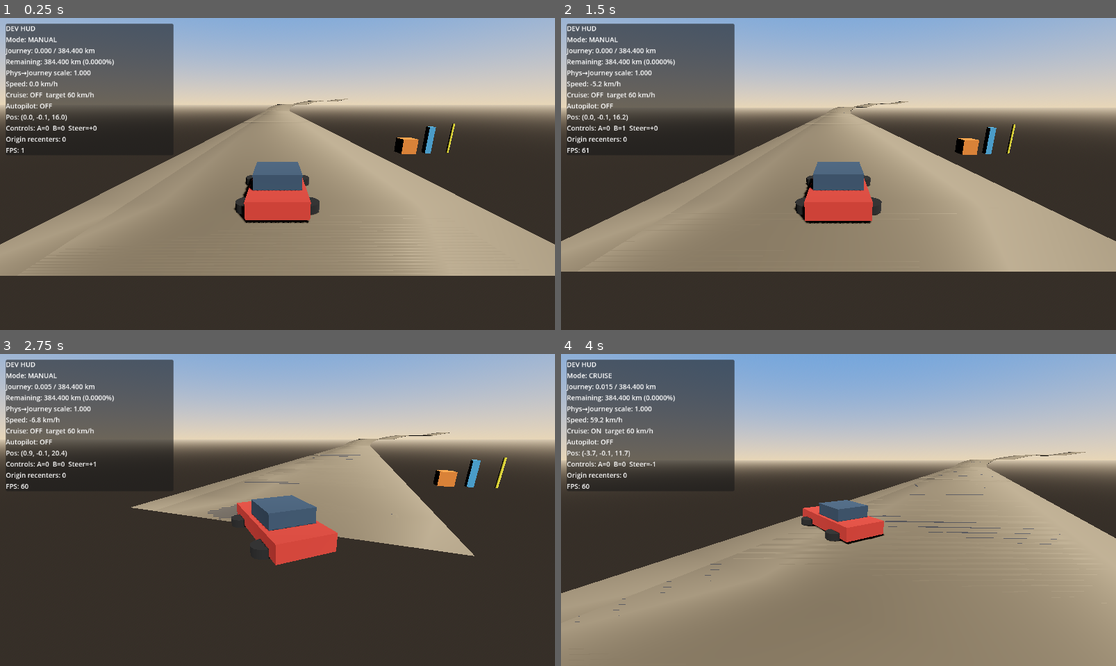
Above: before the commit, frames 1-4 (two rows, left to right).
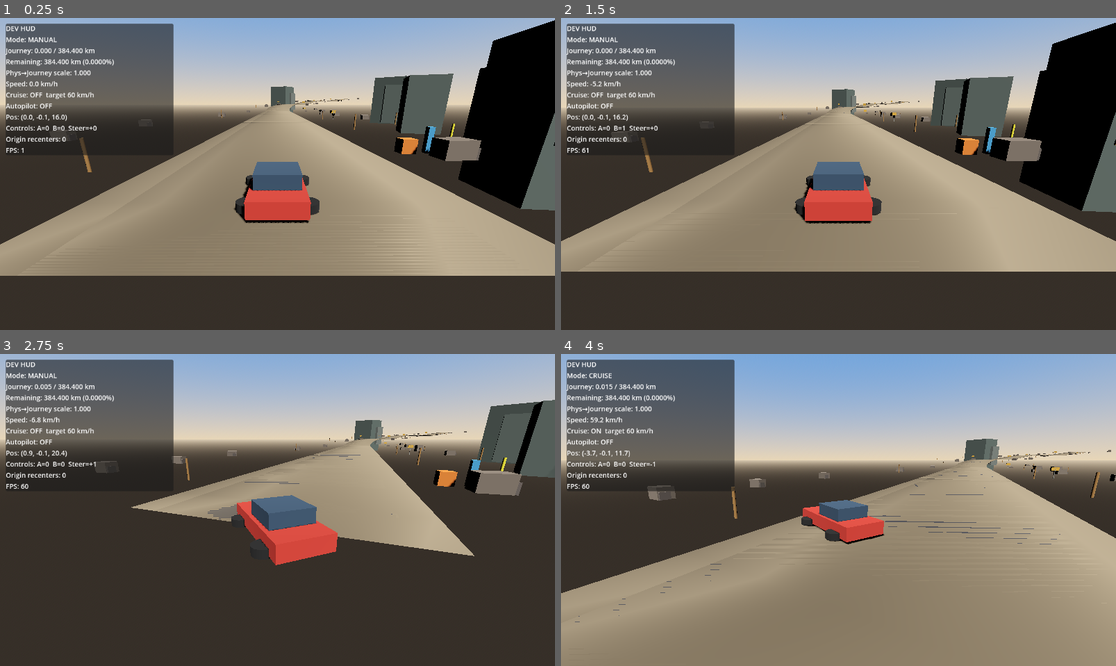
Above: after the commit, the same moments.

Repository: jacquesmoraes/moon-road
Game: Godot game, scene res://scenes/test/DrivingSandbox.tscn
The game is run twice, just before and just after one commit, with the same random seed, the same clock (stepped at 60 frames per second) and the same inputs.
Inputs:
- Up to frame 1 (0.25 s): no input
- Up to frame 2 (1.5 s): hold D (vehicle_right) 0.53-1.28 s; tap T (vehicle_autopilot_toggle) at 0.6 s; hold S (vehicle_brake) from 1.28 s (still down); tap C (vehicle_cruise_toggle) at 1.35 s
- Up to frame 3 (2.75 s): release S (vehicle_brake) at 2.03 s; hold D (vehicle_right) from 2.03 s (still down); tap V (vehicle_travel_mode_toggle) at 2.1 s
- Up to frame 4 (4 s): release D (vehicle_right) at 2.78 s; hold W (vehicle_accelerate) 2.78-3.53 s; tap T (vehicle_autopilot_toggle) at 2.85 s; hold A (vehicle_left) from 3.53 s (still down); tap C (vehicle_cruise_toggle) at 3.6 s

The runs differ from the first frame. In frame 1, 11% of the frame differs, in the area x 9-100%, y 0-62%; in frame 2, 11%; in frame 3, 3.8%; in frame 4, 1.0%.

Commit message:
feat: add procedural roadside scenery
Add a fixed-pool RoadsideScenery system that decorates road segments with
placeholder rocks, posts, signs, and distant mountains. Layout is
deterministic per world_seed + sequence index, stays off the roadway,
and recycles with RoadManager without unbounded node growth.

Co-authored-by: jacquesbarrosmoraes <jacquesbarrosmoraes@gmail.com>

Diff:
--- a/scenes/test/DrivingSandbox.tscn
+++ b/scenes/test/DrivingSandbox.tscn
@@ -1,10 +1,11 @@
-[gd_scene load_steps=14 format=3 uid="uid://bterra_drive_sandbox"]
+[gd_scene load_steps=15 format=3 uid="uid://bterra_drive_sandbox"]
 
 [ext_resource type="PackedScene" uid="uid://bterra_player_vehicle" path="res://scenes/vehicles/PlayerVehicle.tscn" id="1_vehicle"]
 [ext_resource type="PackedScene" uid="uid://bterra_driving_debug_hud" path="res://scenes/ui/DrivingDebugHUD.tscn" id="2_hud"]
 [ext_resource type="PackedScene" uid="uid://bterra_road_segment" path="res://scenes/road/RoadSegment.tscn" id="3_road"]
 [ext_resource type="Script" path="res://scripts/road/road_manager.gd" id="4_road_manager"]
 [ext_resource type="Script" path="res://scripts/world/world_origin_recenter.gd" id="5_recenter"]
+[ext_resource type="Script" path="res://scripts/world/roadside_scenery.gd" id="6_scenery"]
 
 [sub_resource type="ProceduralSkyMaterial" id="ProceduralSkyMaterial_sky"]
 sky_top_color = Color(0.28, 0.48, 0.78, 1)
@@ -65,6 +66,22 @@
 segment_length = 40.0
 recycle_behind_distance = 80.0
 initial_first_center_z = 0.0
+roadside_scenery_path = NodePath("../RoadsideScenery")
+
+[node name="RoadsideScenery" type="Node3D" parent="."]
+script = ExtResource("6_scenery")
+road_manager_path = NodePath("../RoadManager")
+world_seed = 4804
+rocks_per_segment = 4
+posts_per_segment = 3
+signs_per_segment = 1
+mountains_per_segment = 1
+mountain_chance = 0.55
+roadside_clearance = 2.5
+near_lateral_min = 8.0
+near_lateral_max = 22.0
+mountain_lateral_min = 45.0
+mountain_lateral_max = 110.0
 
 [node name="WorldOriginRecenter" type="Node" parent="."]
 script = ExtResource("5_recenter")
--- a/scripts/road/road_manager.gd
+++ b/scripts/road/road_manager.gd
@@ -24,8 +24,10 @@
 @export var weight_gentle_descent: float = 0.25
 @export var curve_angle_degrees: float = 18.0
 @export var elevation_angle_degrees: float = 5.0
+@export var roadside_scenery_path: NodePath = NodePath("../RoadsideScenery")
 
 var _target: Node3D
+var _scenery: Node
 ## Ordered rear → front along the road chain.
 var _active: Array[Node3D] = []
 var _recycle_count: int = 0
@@ -35,6 +37,7 @@
 
 func _ready() -> void:
 	_resolve_target()
+	_resolve_scenery()
 	call_deferred("_bootstrap")
 
 
@@ -211,8 +214,13 @@
 		push_error("RoadManager: segment_scene is not set")
 		return
 
+	_resolve_scenery()
+	# Only free pooled road segments — never wipe sibling systems parented here by mistake.
 	for child in get_children():
-		child.queue_free()
+		if child.has_method("get_kind_name") or child.has_method("place_after_exit"):
+			if _scenery != null and _scenery.has_method("clear_segment"):
+				_scenery.call("clear_segment", child)
+			child.queue_free()
 	_active.clear()
 	_recycle_count = 0
 	_spawn_index = 0
@@ -221,6 +229,7 @@
 	for i in count:
 		var seg := _spawn_segment()
 		_configure_segment(seg, _spawn_index)
+		var seq := _spawn_index
 		_spawn_index += 1
 		if i == 0:
 			seg.global_position = Vector3(0.0, 0.0, initial_first_center_z)
@@ -228,6 +237,7 @@
 			var prev: Node3D = _active[i - 1]
 			_place_after(seg, prev)
 		_active.append(seg)
+		_notify_scenery_decorate(seg, seq)
 
 	_bootstrapped = true
 
@@ -236,6 +246,18 @@
 	var seg := segment_scene.instantiate() as Node3D
 	add_child(seg)
 	return seg
+
+
+func _notify_scenery_decorate(segment: Node3D, sequence_index: int) -> void:
+	_resolve_scenery()
+	if _scenery != null and _scenery.has_method("decorate_segment"):
+		_scenery.call("decorate_segment", segment, sequence_index)
+
+
+func _notify_scenery_clear(segment: Node3D) -> void:
+	_resolve_scenery()
+	if _scenery != null and _scenery.has_method("clear_segment"):
+		_scenery.call("clear_segment", segment)
 
 
 func _configure_segment(segment: Node3D, sequence_index: int) -> void:
@@ -319,10 +341,13 @@
 
 		var front: Node3D = _active[_active.size() - 1]
 		_active.remove_at(0)
-		_configure_segment(rear, _spawn_index)
+		_notify_scenery_clear(rear)
+		var seq := _spawn_index
+		_configure_segment(rear, seq)
 		_spawn_index += 1
 		_place_after(rear, front)
 		_active.append(rear)
+		_notify_scenery_decorate(rear, seq)
 		_recycle_count += 1
 
 
@@ -340,3 +365,12 @@
 
 	var behind_z := rear.global_position.z - _target.global_position.z
 	return behind_z >= recycle_behind_distance
+
+
+func _resolve_scenery() -> void:
+	if _scenery != null and is_instance_valid(_scenery):
+		return
+	if roadside_scenery_path != NodePath():
+		_scenery = get_node_or_null(roadside_scenery_path)
+	if _scenery == null and get_tree() != null and get_tree().current_scene != null:
+		_scenery = get_tree().current_scene.find_child("RoadsideScenery", true, false)
--- a/scripts/test/drive_smoke.gd
+++ b/scripts/test/drive_smoke.gd
@@ -50,8 +50,12 @@
 var _min_vehicle_y: float = 9999.0
 var _max_vehicle_y: float = -9999.0
 var _max_height_above_road: float = 0.0
-var _last_road_y: float = 0.0
-var _has_road_sample: bool = false
+var _scenery: Node
+var _initial_scenery_props: int = 0
+var _max_scenery_nodes: int = 0
+var _initial_scenery_nodes: int = 0
+var _saw_active_scenery: bool = false
+var _max_scenery_on_road: float = 0.0
 
 
 func _initialize() -> void:
@@ -97,6 +101,21 @@
 
 	_initial_pool_count = int(_road_manager.call("get_pool_node_count"))
 	_max_pool_count = _initial_pool_count
+
+	_scenery = root.find_child("RoadsideScenery", true, false)
+	if _scenery == null:
+		push_error("drive_smoke: RoadsideScenery not found")
+		quit(1)
+		return
+	if _scenery.has_method("get_total_prop_count"):
+		_initial_scenery_props = int(_scenery.call("get_total_prop_count"))
+	if _scenery.has_method("get_node_budget"):
+		_initial_scenery_nodes = int(_scenery.call("get_node_budget"))
+		_max_scenery_nodes = _initial_scenery_nodes
+	if _initial_scenery_props < 8:
+		push_error("drive_smoke: scenery pool too small (%d)" % _initial_scenery_props)
+		quit(1)
+		return
 
 	_journey = root.get_node_or_null("JourneySystem")
 	if _journey == null:
@@ -194,6 +213,31 @@
 			_saw_descent = true
 
 
+func _track_scenery_clearance() -> void:
+	## Sample a few active props via segment anchors; none may sit on the roadway.
+	if _road_manager == null or not _road_manager.has_method("get_active_segments"):
+		return
+	var segs: Array = _road_manager.call("get_active_segments")
+	for seg in segs:
+		if seg == null or not is_instance_valid(seg):
+			continue
+		var anchor = seg.get_node_or_null("SceneryAnchor")
+		if anchor == null:
+			continue
+		for child in anchor.get_children():
+			if not (child is Node3D):
+				continue
+			if not seg.has_method("project_on_centerline"):
+				continue
+			var proj: Dictionary = seg.call("project_on_centerline", (child as Node3D).global_position)
+			var lat := absf(float(proj.get("lateral", 0.0)))
+			_max_scenery_on_road = maxf(_max_scenery_on_road, 0.0 if lat >= 6.0 else (6.0 - lat))
+			if lat < 5.5:
+				push_error("drive_smoke: scenery on roadway lat=%.2f at %s" % [lat, (child as Node3D).global_position])
+				quit(1)
+				return
+
+
 func _on_physics_frame() -> void:
 	if _vehicle == null or _phase == PHASE_DONE:
 		return
@@ -215,7 +259,19 @@
 	_min_vehicle_y = minf(_min_vehicle_y, pos.y)
 	_max_vehicle_y = maxf(_max_vehicle_y, pos.y)
 	_max_pool_count = maxi(_max_pool_count, int(_road_manager.call("get_pool_node_count")))
+	if _scenery != null:
+		if _scenery.has_method("get_node_budget"):
+			_max_scenery_nodes = maxi(_max_scenery_nodes, int(_scenery.call("get_node_budget")))
+		if _scenery.has_method("get_active_prop_count") and int(_scenery.call("get_active_prop_count")) > 0:
+			_saw_active_scenery = true
+		if _scenery.has_method("get_total_prop_count"):
+			var total_props := int(_scenery.call("get_total_prop_count"))
+			if total_props != _initial_scenery_props:
+				push_error("drive_smoke: scenery pool grew/shrank (%d → %d)" % [_initial_scenery_props, total_props])
+				quit(1)
+				return
 	_track_road_sample()
+	_track_scenery_clearance()
 
 	if _elapsed >= LONG_DRIVE_TOTAL_SEC * 0.5 and _journey_mid < 0.0:
 		_journey_mid = float(_journey.call("get_current_distance_km"))
@@ -335,6 +391,26 @@
 		quit(1)
 		return
 
+	if not _saw_active_scenery:
+		push_error("drive_smoke: no active roadside scenery observed")
+		quit(1)
+		return
+
+	var scenery_props_final := int(_scenery.call("get_total_prop_count"))
+	var scenery_nodes_final := int(_scenery.call("get_node_budget"))
+	if scenery_props_final != _initial_scenery_props:
+		push_error("drive_smoke: scenery prop pool changed (%d → %d)" % [_initial_scenery_props, scenery_props_final])
+		quit(1)
+		return
+	if scenery_nodes_final > _initial_scenery_nodes:
+		push_error("drive_smoke: scenery nodes grew (%d → %d)" % [_initial_scenery_nodes, scenery_nodes_final])
+		quit(1)
+		return
+	if _max_scenery_nodes > _initial_scenery_nodes:
+		push_error("drive_smoke: scenery node budget grew during run")
+		quit(1)
+		return
+
 	if _journey_mid < 0.0 or journey_km <= _journey_mid:
 		push_error("drive_smoke: journey did not keep increasing")
 		quit(1)
@@ -380,7 +456,21 @@
 	var counts: Dictionary = _road_manager.call("get_active_kind_counts")
 	var elev_counts: Dictionary = _road_manager.call("get_active_elevation_counts")
 	print(
-		"drive_smoke: OK elapsed=%.1fs TRAVEL_MODE cruise_mean=%.2f span=%.2f max_|lat|=%.2f recenters=%d recycles=%d journey=%.3f kinds=%s elev=%s y_span=%.2f cancel=MANUAL"
-		% [_elapsed, mean_speed, speed_span, _max_abs_lateral, recenters, recycles, journey_km, counts, elev_counts, elev_span]
+		"drive_smoke: OK elapsed=%.1fs TRAVEL_MODE cruise_mean=%.2f span=%.2f max_|lat|=%.2f recenters=%d recycles=%d journey=%.3f kinds=%s elev=%s y_span=%.2f scenery_props=%d active=%d nodes=%d cancel=MANUAL"
+		% [
+			_elapsed,
+			mean_speed,
+			speed_span,
+			_max_abs_lateral,
+			recenters,
+			recycles,
+			journey_km,
+			counts,
+			elev_counts,
+			elev_span,
+			scenery_props_final,
+			int(_scenery.call("get_active_prop_count")),
+			scenery_nodes_final,
+		]
 	)
 	quit(0)
--- /dev/null
+++ b/scripts/world/roadside_scenery.gd
@@ -0,0 +1,374 @@
+extends Node3D
+class_name RoadsideScenery
+## Fixed-pool procedural roadside props. Decorates RoadSegments; recycles with them.
+## Deterministic per (world_seed, sequence_index). Never places on the roadway.
+
+enum PropType {
+	ROCK,
+	POST,
+	SIGN,
+	MOUNTAIN,
+}
+
+@export var road_manager_path: NodePath = NodePath("../RoadManager")
+@export var enabled: bool = true
+## Global seed mixed with each segment's sequence index for deterministic layouts.
+@export var world_seed: int = 4804
+
+@export_group("Density (per segment)")
+@export var rocks_per_segment: int = 4
+@export var posts_per_segment: int = 3
+@export var signs_per_segment: int = 1
+@export var mountains_per_segment: int = 1
+## Chance [0..1] to place each mountain slot (still pooled).
+@export var mountain_chance: float = 0.55
+
+@export_group("Placement")
+## Clearance beyond road half-width + shoulders before near props can spawn.
+@export var roadside_clearance: float = 2.5
+@export var near_lateral_min: float = 8.0
+@export var near_lateral_max: float = 22.0
+@export var mountain_lateral_min: float = 45.0
+@export var mountain_lateral_max: float = 110.0
+@export var along_margin: float = 0.12
+
+var _road_manager: Node
+var _pool_root: Node3D
+var _rock_pool: Array[Node3D] = []
+var _post_pool: Array[Node3D] = []
+var _sign_pool: Array[Node3D] = []
+var _mountain_pool: Array[Node3D] = []
+## segment instance_id → props currently attached
+var _segment_props: Dictionary = {}
+var _bootstrapped: bool = false
+var _decorate_count: int = 0
+
+
+func _ready() -> void:
+	_pool_root = Node3D.new()
+	_pool_root.name = "PropPool"
+	add_child(_pool_root)
+	call_deferred("_bootstrap_with_manager")
+
+
+func get_total_prop_count() -> int:
+	return (
+		_rock_pool.size()
+		+ _post_pool.size()
+		+ _sign_pool.size()
+		+ _mountain_pool.size()
+	)
+
+
+func get_active_prop_count() -> int:
+	var n := 0
+	for key in _segment_props.keys():
+		n += (_segment_props[key] as Array).size()
+	return n
+
+
+func get_pool_child_count() -> int:
+	return _pool_root.get_child_count() if _pool_root else 0
+
+
+func get_decorate_count() -> int:
+	return _decorate_count
+
+
+func get_node_budget() -> int:
+	## Fixed upper bound across pool + active props (props may be reparented onto segments).
+	var n := 2  # this node + PropPool
+	for pool in [_rock_pool, _post_pool, _sign_pool, _mountain_pool]:
+		for prop in pool:
+			if prop != null and is_instance_valid(prop):
+				n += 1 + _count_descendants(prop)
+	return n
+
+
+func clear_segment(segment: Node3D) -> void:
+	if segment == null:
+		return
+	var id := segment.get_instance_id()
+	if not _segment_props.has(id):
+		_strip_anchor(segment)
+		return
+	var props: Array = _segment_props[id]
+	for prop in props:
+		if prop != null and is_instance_valid(prop):
+			_return_to_pool(prop)
+	_segment_props.erase(id)
+	_strip_anchor(segment)
+
+
+func decorate_segment(segment: Node3D, sequence_index: int) -> void:
+	if not enabled or segment == null or not is_instance_valid(segment):
+		return
+	_ensure_pools()
+	clear_segment(segment)
+
+	var rng := RandomNumberGenerator.new()
+	rng.seed = _mix_seed(world_seed, sequence_index)
+
+	var road_half := 5.0
+	var shoulder := 1.5
+	if segment.has_method("get_width"):
+		road_half = float(segment.call("get_width")) * 0.5
+	if segment.get("shoulder_width") != null:
+		shoulder = float(segment.get("shoulder_width"))
+	var min_lateral := road_half + shoulder + roadside_clearance
+	var near_min := maxf(near_lateral_min, min_lateral)
+	var near_max := maxf(near_lateral_max, near_min + 0.5)
+
+	var anchor := _ensure_anchor(segment)
+	var attached: Array[Node3D] = []
+
+	for _i in rocks_per_segment:
+		var prop := _take_prop(_rock_pool)
+		if prop == null:
+			break
+		_place_near(prop, segment, anchor, rng, near_min, near_max)
+		attached.append(prop)
+
+	for _i in posts_per_segment:
+		var prop := _take_prop(_post_pool)
+		if prop == null:
+			break
+		_place_near(prop, segment, anchor, rng, near_min, near_max)
+		attached.append(prop)
+
+	for _i in signs_per_segment:
+		var prop := _take_prop(_sign_pool)
+		if prop == null:
+			break
+		_place_near(prop, segment, anchor, rng, near_min, minf(near_max, near_min + 6.0))
+		attached.append(prop)
+
+	for _i in mountains_per_segment:
+		if rng.randf() > mountain_chance:
+			continue
+		var prop := _take_prop(_mountain_pool)
+		if prop == null:
+			break
+		_place_far(prop, segment, anchor, rng)
+		attached.append(prop)
+
+	_segment_props[segment.get_instance_id()] = attached
+	_decorate_count += 1
+
+
+func _bootstrap_with_manager() -> void:
+	_resolve_manager()
+	_ensure_pools()
+	_bootstrapped = true
+	# RoadManager owns decorate/clear calls on place + recycle.
+
+
+func _resolve_manager() -> void:
+	if road_manager_path != NodePath():
+		_road_manager = get_node_or_null(road_manager_path)
+	if _road_manager == null and get_tree().current_scene != null:
+		_road_manager = get_tree().current_scene.find_child("RoadManager", true, false)
+
+
+func _ensure_pools() -> void:
+	if not _rock_pool.is_empty():
+		return
+	var segments := 8
+	if _road_manager != null and _road_manager.get("active_segment_count") != null:
+		segments = maxi(int(_road_manager.get("active_segment_count")), 2)
+
+	_fill_pool(_rock_pool, PropType.ROCK, segments * maxi(rocks_per_segment, 0), "Rock")
+	_fill_pool(_post_pool, PropType.POST, segments * maxi(posts_per_segment, 0), "Post")
+	_fill_pool(_sign_pool, PropType.SIGN, segments * maxi(signs_per_segment, 0), "Sign")
+	_fill_pool(_mountain_pool, PropType.MOUNTAIN, segments * maxi(mountains_per_segment, 0), "Mountain")
+
+
+func _fill_pool(pool: Array[Node3D], type: PropType, count: int, prefix: String) -> void:
+	for i in count:
+		var prop := _make_prop(type)
+		prop.name = "%s_%d" % [prefix, i]
+		prop.visible = false
+		_pool_root.add_child(prop)
+		pool.append(prop)
+
+
+func _make_prop(type: PropType) -> Node3D:
+	var root := Node3D.new()
+	root.set_meta("prop_type", type)
+	match type:
+		PropType.ROCK:
+			_add_mesh(root, _box_mesh(Vector3(1.4, 0.9, 1.1)), Color(0.42, 0.38, 0.34), Vector3(0, 0.45, 0))
+			_add_mesh(root, _box_mesh(Vector3(0.8, 0.55, 0.7)), Color(0.35, 0.32, 0.3), Vector3(0.45, 0.28, 0.15))
+		PropType.POST:
+			_add_mesh(root, _cyl_mesh(0.08, 1.6), Color(0.55, 0.4, 0.22), Vector3(0, 0.8, 0))
+		PropType.SIGN:
+			_add_mesh(root, _cyl_mesh(0.06, 2.0), Color(0.5, 0.5, 0.48), Vector3(0, 1.0, 0))
+			_add_mesh(root, _box_mesh(Vector3(1.2, 0.7, 0.08)), Color(0.75, 0.55, 0.2), Vector3(0, 1.85, 0))
+		PropType.MOUNTAIN:
+			_add_mesh(root, _prism_approx(18.0, 28.0), Color(0.32, 0.36, 0.34), Vector3(0, 0, 0))
+			_add_mesh(root, _prism_approx(10.0, 16.0), Color(0.4, 0.42, 0.4), Vector3(6.0, 0, -4.0))
+	return root
+
+
+func _box_mesh(size: Vector3) -> Mesh:
+	var m := BoxMesh.new()
+	m.size = size
+	return m
+
+
+func _cyl_mesh(radius: float, height: float) -> Mesh:
+	var m := CylinderMesh.new()
+	m.top_radius = radius
+	m.bottom_radius = radius
+	m.height = height
+	m.radial_segments = 8
+	return m
+
+
+func _prism_approx(base: float, height: float) -> Mesh:
+	## Placeholder "mountain": tall tapered box (no final art).
+	var m := BoxMesh.new()
+	m.size = Vector3(base, height, base * 0.85)
+	return m
+
+
+func _add_mesh(parent: Node3D, mesh: Mesh, color: Color, pos: Vector3) -> void:
+	var mi := MeshInstance3D.new()
+	mi.mesh = mesh
+	mi.position = pos
+	var mat := StandardMaterial3D.new()
+	mat.albedo_color = color
+	mat.roughness = 0.9
+	mi.material_override = mat
+	parent.add_child(mi)
+
+
+func _take_prop(pool: Array[Node3D]) -> Node3D:
+	for prop in pool:
+		if prop.get_parent() == _pool_root:
+			return prop
+	return null
+
+
+func _return_to_pool(prop: Node3D) -> void:
+	if prop.get_parent() != null:
+		prop.get_parent().remove_child(prop)
+	_pool_root.add_child(prop)
+	prop.visible = false
+	prop.transform = Transform3D.IDENTITY
+
+
+func _ensure_anchor(segment: Node3D) -> Node3D:
+	var anchor := segment.get_node_or_null("SceneryAnchor") as Node3D
+	if anchor == null:
+		anchor = Node3D.new()
+		anchor.name = "SceneryAnchor"
+		segment.add_child(anchor)
+	return anchor
+
+
+func _strip_anchor(segment: Node3D) -> void:
+	var anchor := segment.get_node_or_null("SceneryAnchor")
+	if anchor == null:
+		return
+	for child in anchor.get_children():
+		if child is Node3D:
+			_return_to_pool(child as Node3D)
+
+
+func _place_near(
+	prop: Node3D,
+	segment: Node3D,
+	anchor: Node3D,
+	rng: RandomNumberGenerator,
+	lat_min: float,
+	lat_max: float
+) -> void:
+	var t := rng.randf_range(along_margin, 1.0 - along_margin)
+	var side := -1.0 if rng.randf() < 0.5 else 1.0
+	var lateral := side * rng.randf_range(lat_min, lat_max)
+	var yaw_jitter := rng.randf_range(-0.4, 0.4)
+	var scale := rng.randf_range(0.75, 1.35)
+	_attach_at(prop, segment, anchor, t, lateral, yaw_jitter, scale)
+
+
+func _place_far(
+	prop: Node3D,
+	segment: Node3D,
+	anchor: Node3D,
+	rng: RandomNumberGenerator
+) -> void:
+	var t := rng.randf_range(0.15, 0.85)
+	var side := -1.0 if rng.randf() < 0.5 else 1.0
+	var lateral := side * rng.randf_range(mountain_lateral_min, mountain_lateral_max)
+	var yaw_jitter := rng.randf_range(-0.2, 0.2)
+	var scale := rng.randf_range(0.85, 1.4)
+	_attach_at(prop, segment, anchor, t, lateral, yaw_jitter, scale)
+
+
+func _attach_at(
+	prop: Node3D,
+	segment: Node3D,
+	anchor: Node3D,
+	t: float,
+	lateral: float,
+	yaw_jitter: float,
+	uniform_scale: float
+) -> void:
+	if not segment.has_method("sample_centerline"):
+		return
+	var sample: Dictionary = segment.call("sample_centerline", t)
+	var point: Vector3 = sample.get("point", segment.global_position)
+	var right: Vector3 = sample.get("right", Vector3.RIGHT)
+	right.y = 0.0
+	if right.length_squared() < 0.0001:
+		right = Vector3.RIGHT
+	else:
+		right = right.normalized()
+	var forward: Vector3 = sample.get("forward", Vector3.FORWARD)
+	forward.y = 0.0
+	if forward.length_squared() > 0.0001:
+		forward = forward.normalized()
+
+	# Stay off the roadway: lateral already includes clearance beyond shoulders.
+	var world_pos := point + right * lateral
+	# Sit on approximate ground at road height (placeholders; no terrain collider).
+	world_pos.y = point.y
+
+	if prop.get_parent() != null:
+		prop.get_parent().remove_child(prop)
+	anchor.add_child(prop)
+	prop.global_position = world_pos
+	# Face roughly along the road with jitter.
+	var basis := Basis.looking_at(forward, Vector3.UP)
+	prop.global_transform = Transform3D(basis.rotated(Vector3.UP, yaw_jitter), world_pos)
+	prop.scale = Vector3.ONE * uniform_scale
+	prop.visible = true
+
+	# Final safety: if somehow inside roadway band, shove outward.
+	var road_half := 5.0
+	if segment.has_method("get_width"):
+		road_half = float(segment.call("get_width")) * 0.5
+	var shoulder := 1.5
+	if segment.get("shoulder_width") != null:
+		shoulder = float(segment.get("shoulder_width"))
+	var min_lat := road_half + shoulder + roadside_clearance
+	var proj: Dictionary = segment.call("project_on_centerline", prop.global_position)
+	var lat_now := float(proj.get("lateral", 0.0))
+	if absf(lat_now) < min_lat:
+		var push := signf(lat_now) if absf(lat_now) > 0.01 else (1.0 if lateral >= 0.0 else -1.0)
+		prop.global_position = point + right * (push * min_lat)
+
+
+func _mix_seed(base: int, sequence_index: int) -> int:
+	## Stable mix — same segment index always yields the same decoration layout.
+	var x := base * 374761393 + sequence_index * 668265263
+	x = (x ^ (x >> 13)) * 1274126177
+	return x
+
+
+func _count_descendants(node: Node) -> int:
+	var n := 0
+	for child in node.get_children():
+		n += 1 + _count_descendants(child)
+	return n
